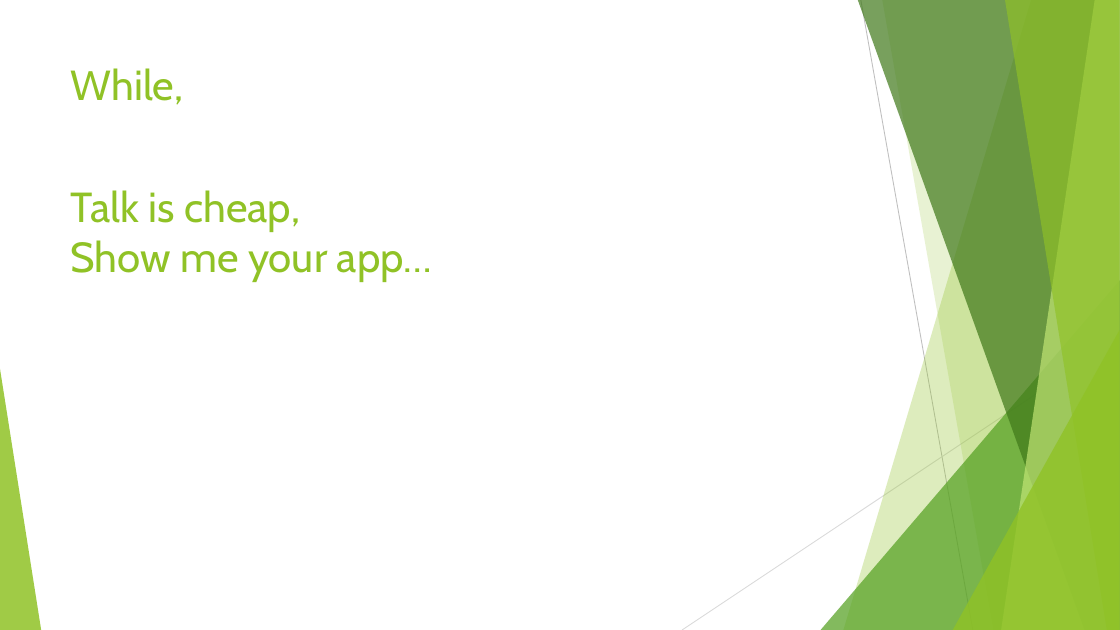
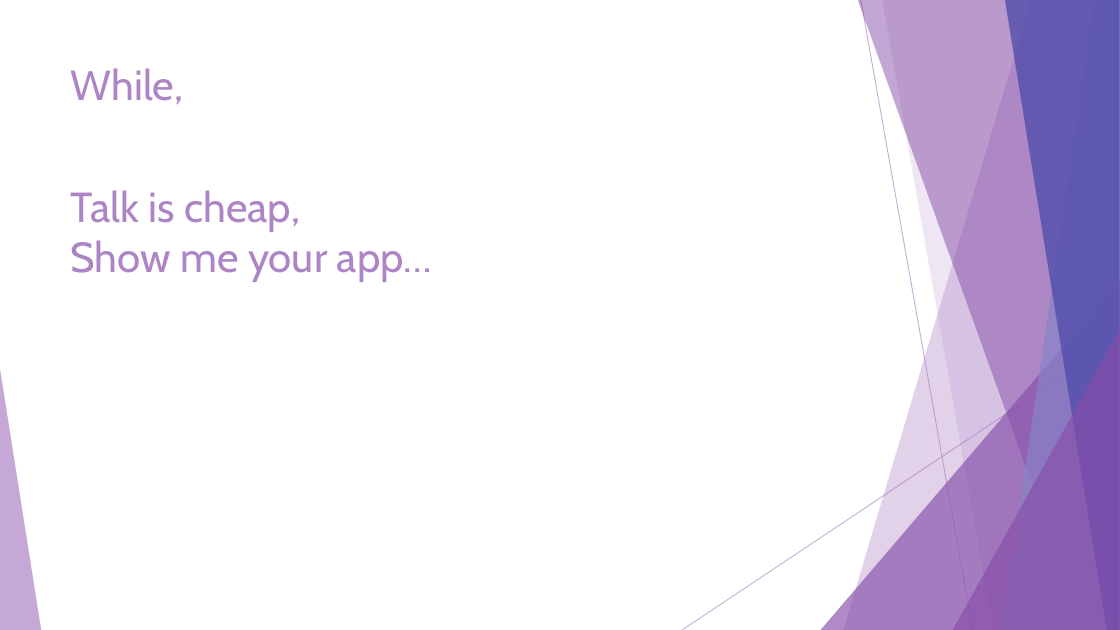
Before and after one commit to JiashuWu/NeuroGraph, a slide deck: slide 30 of Neurograph Project Presentation/Neurograph Presentation Jiashu Wu.pptx (slide 25 before the commit). Drawn at 1120x630 pixels with LibreOffice and Linux fonts; fonts in the diff are those of the drawing. Boxes give left, top, right and bottom in pixels: in the first picture for what was removed or moved away, otherwise in the second. Text is boxed around its words. In the diff, an @@ line names an element or a change of style, - is before the commit and + after.

```diff
--- a/Neurograph Project Presentation/Neurograph Presentation Jiashu Wu.pptx
+++ b/Neurograph Project Presentation/Neurograph Presentation Jiashu Wu.pptx
@@ freeform shape at box(844, 0, 1120, 630): fill #90C226 at 30% opacity to #AD84C6 at 36% opacity @@
@@ freeform shape at box(858, 0, 1120, 630): fill #3F7819 at 70% opacity to #874EA9 at 50% opacity @@
@@ line (861, 0) - (973, 630): stroke #BFBFBF 0.75 pt to #AD84C6 0.75 pt @@
@@ freeform shape at box(882, 0, 1120, 630): fill #90C226 at 20% opacity to #AD84C6 at 20% opacity @@
@@ freeform shape at box(1002, 0, 1120, 630): fill #C0E474 at 70% opacity to #8784C7 at 70% opacity @@
@@ freeform shape at box(1005, 0, 1120, 630): fill #90C226 at 65% opacity to #524EAB at 80% opacity @@
@@ title "While," at box(71, 68, 184, 104): text colour #90C226 to #AD84C6 @@
@@ text "Talk is cheap," at box(71, 190, 432, 282): text colour #90C226 to #AD84C6 @@
@@ triangle at box(821, 280, 1120, 630): fill #54A021 at 72% opacity to #874EA9 at 66% opacity @@
@@ line (1120, 339) - (682, 630): stroke #D9D9D9 0.75 pt to #AD84C6 0.75 pt @@
@@ triangle at box(953, 330, 1120, 630): fill #90C226 at 80% opacity to #874EA9 at 66% opacity @@
@@ triangle at box(0, 369, 41, 630): fill #90C226 at 85% opacity to #AD84C6 at 70% opacity @@
```
Also in this commit, not shown: 14 other slides changed, 5 slides added, 1 other file.
